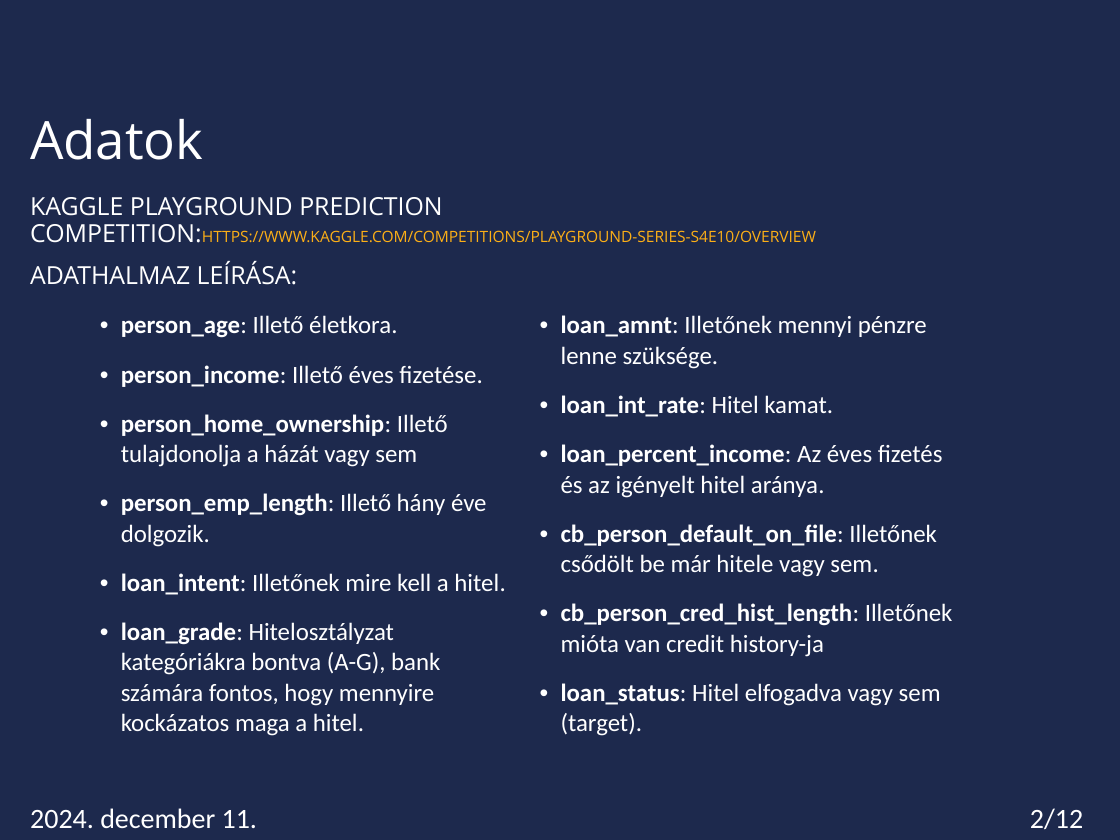
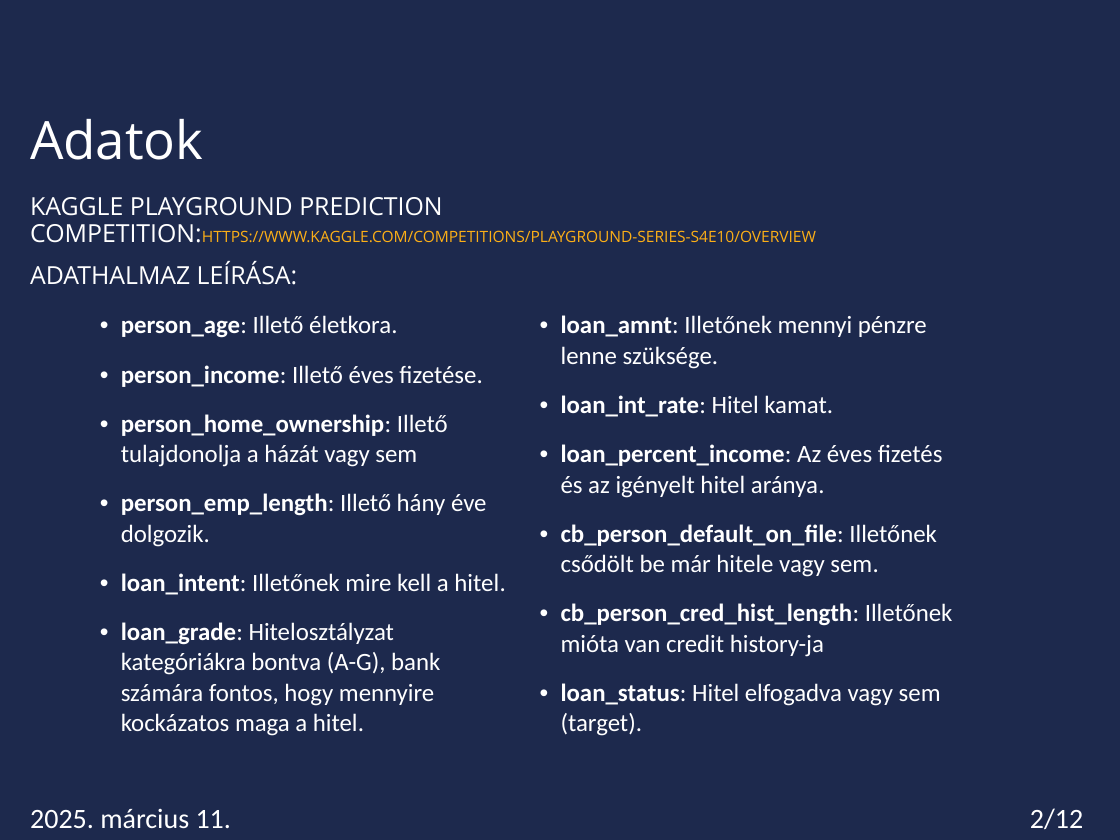
Before and after one commit to CR0ZFP/Machine-Learning, a slide deck: slide 2 of Loan_approval_Prezi.pptx. Drawn at 1120x840 pixels with LibreOffice and Linux fonts; fonts in the diff are those of the drawing; background and template pictures are left out. Boxes give left, top, right and bottom in pixels: in the first picture for what was removed or moved away, otherwise in the second. Text is boxed around its words. In the diff, an @@ line names an element or a change of style, - is before the commit and + after.

```diff
--- a/Loan_approval_Prezi.pptx
+++ b/Loan_approval_Prezi.pptx
@@ text at box(30, 809, 231, 829): text changed @@
-2024. december 11.
+2025. március 11.
```
Also in this commit, not shown: 8 other slides changed, 1 slide added, 1 slide removed.
